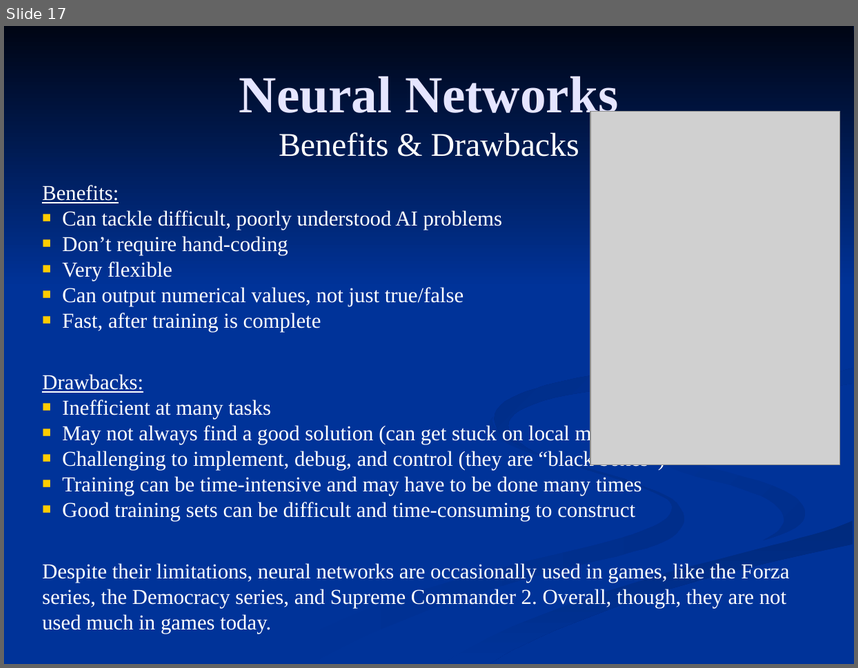
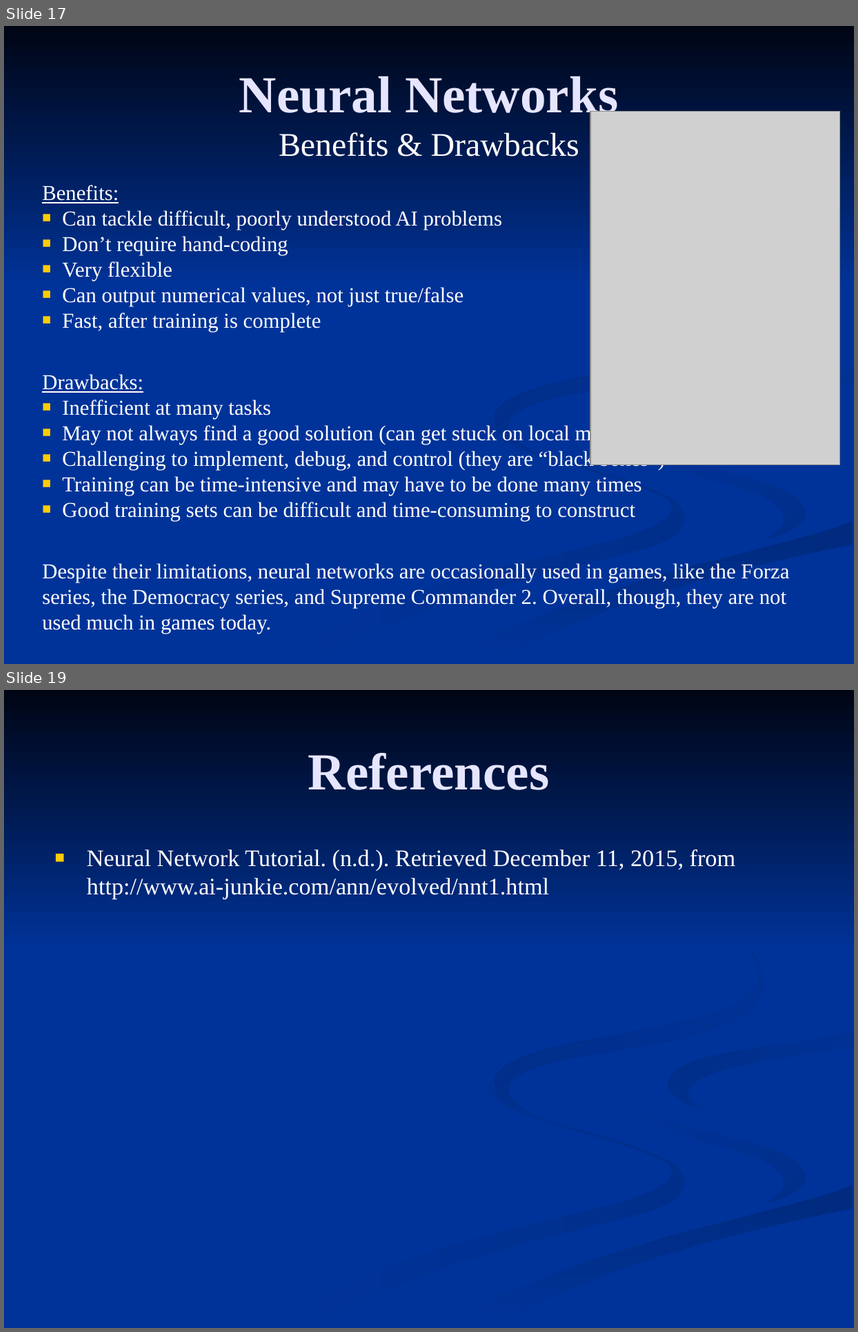
Before and after one commit to FleepyBeepy/Artificial-Intelligence, a slide deck: Lecture Slides/8.2 - Neural Networks.ppt. Shown one above the other, each under a label of ours: slide 17 before the commit, slides 17 and 19 after it; the slides between them are not shown. The pictures are 858x668 and 858x1332 pixels, drawn with LibreOffice and Linux fonts; fonts in the diff are those of the drawing; grey boxes stand for pictures. Boxes give left, top, right and bottom in pixels: in the first picture for what was removed or moved away, otherwise in the second. Text is boxed around its words. In the diff, an @@ line names an element or a change of style, - is before the commit and + after.

Commit message:
Added some links for those interested in learning more and started a references page

```diff
--- a/Lecture Slides/8.2 - Neural Networks.ppt
+++ b/Lecture Slides/8.2 - Neural Networks.ppt
@@ slide 19 added at box(4, 690, 854, 1328), background #003399; not listed: 7 template elements that a slide beside it also shows @@
@@ title added at box(308, 753, 550, 790), 44 pt, text #E5E5FF, bold @@
+References
@@ text added at box(87, 849, 736, 899), 20 pt, text #FFFFFF @@
+■ Neural Network Tutorial. (n.d.). Retrieved December 11, 2015, from http://www.ai-junkie.com/ann/evolved/nnt1.html
```
Also in this commit, not shown: 1 slide changed, 1 other slide added.
